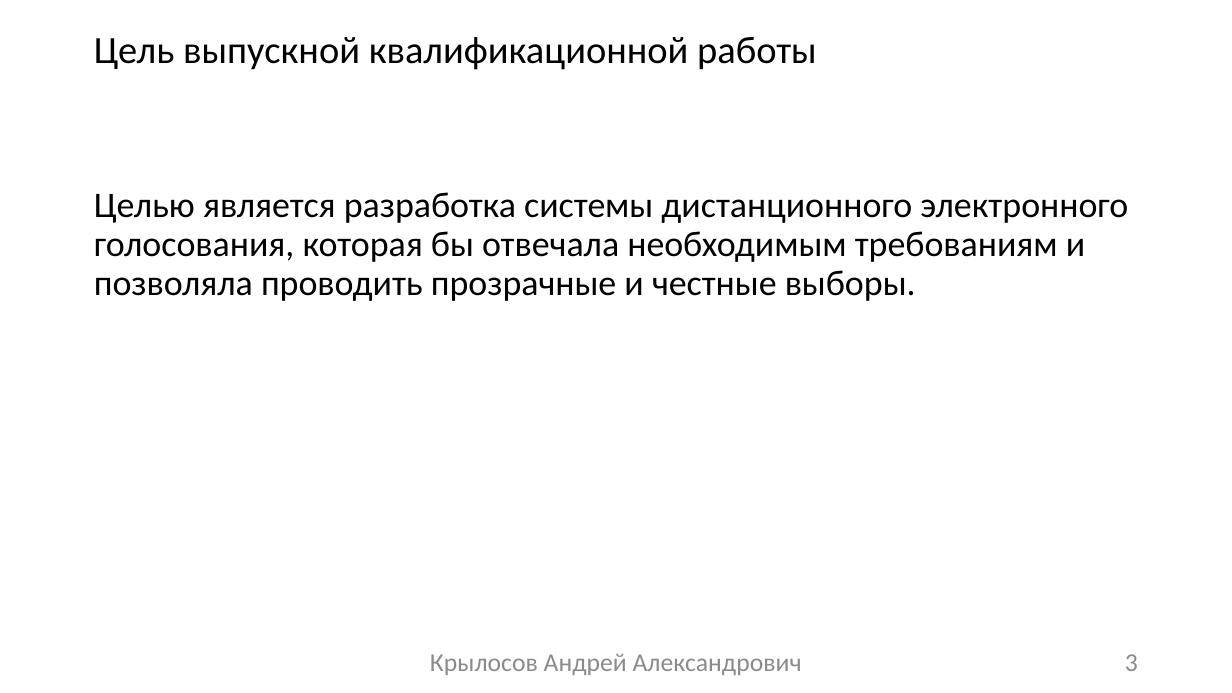
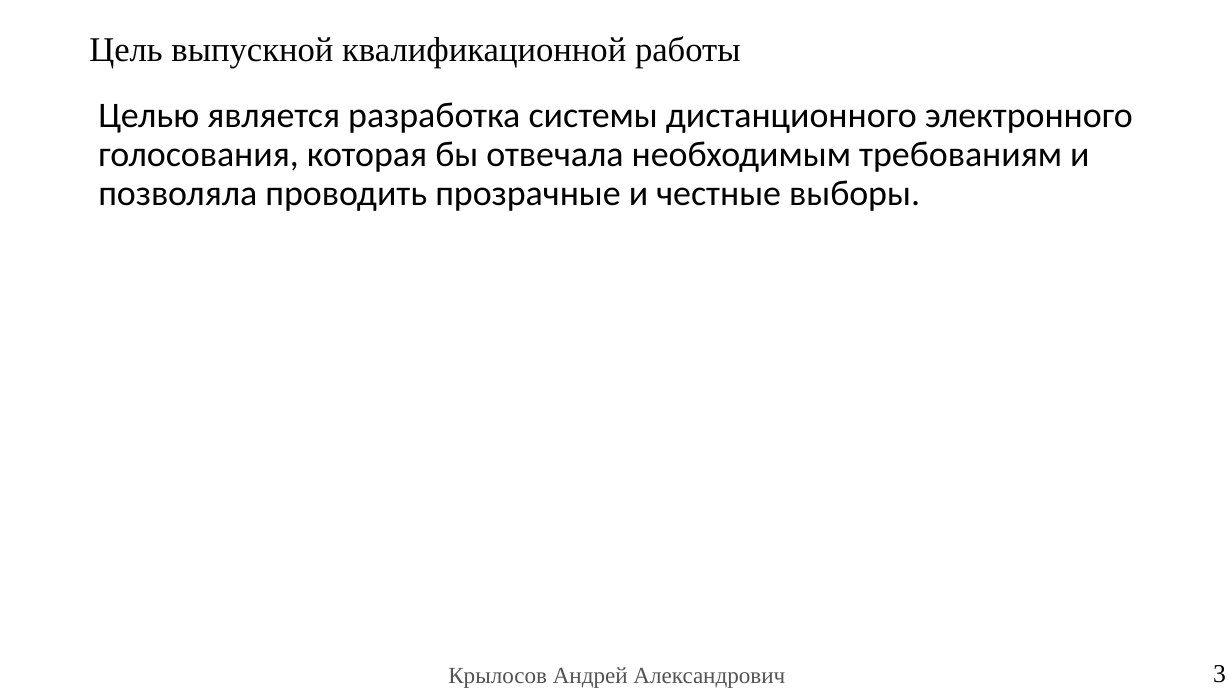
Before and after one commit to raldenprog/electronic_vote, a slide deck: slide 3 of documentation/Диплом ДЭГ.pptx. Drawn at 1232x693 pixels with LibreOffice and Linux fonts; fonts in the diff are those of the drawing. Boxes give left, top, right and bottom in pixels: in the first picture for what was removed or moved away, otherwise in the second. Text is boxed around its words. In the diff, an @@ line names an element or a change of style, - is before the commit and + after.

```diff
--- a/documentation/Диплом ДЭГ.pptx
+++ b/documentation/Диплом ДЭГ.pptx
@@ title "Цель выпускной квалификационной работы" at <box>89,36,741,68</box>: size 30 to 27 pt, font Calibri to Times New Roman @@
@@ text "Целью является разработка системы дистанционного ...": place and size @@
-text "Целью является разработка системы дистанционного ..." at <box>94,192,1128,301</box>
+text "Целью является разработка системы дистанционного ..." at <box>98,102,1133,211</box>
@@ text removed at <box>430,654,802,675</box> @@
-Крылосов Андрей Александрович
@@ page number: place and size @@
-page number at <box>1125,654,1138,671</box>
+page number at <box>1213,665,1226,683</box>
@@ page number at <box>1213,665,1226,683</box>: font Calibri to Times New Roman, text colour #8C8C8C to #000000 @@
@@ text added at <box>448,667,785,688</box>, 18 pt, text #535353 @@
+Крылосов Андрей Александрович
```
Also in this commit, not shown: 13 other slides changed, 9 slides added, 2 slides removed, 11 other files.
